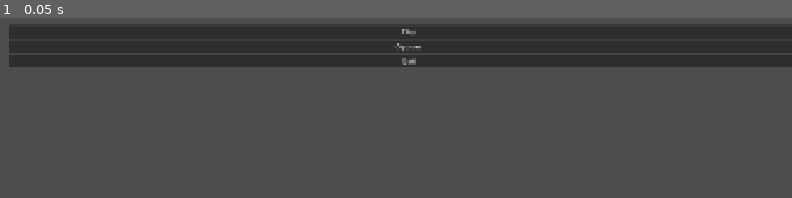
Above: before the commit, frame 1.
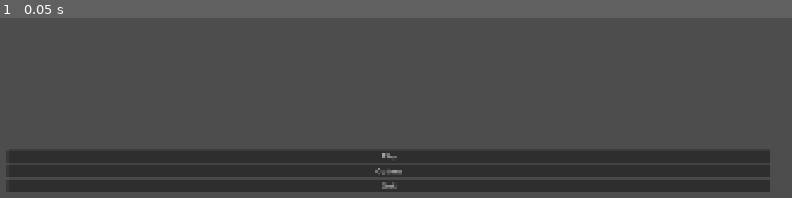
Above: after the commit, the same moment.

Repository: hugo3125soko312/deskovky2
Game: Godot game, scene res://scene2D.tscn
The game is run twice, just before and just after one commit, with the same random seed, the same clock (stepped at 60 frames per second) and the same inputs.
Inputs:
- Up to frame 1 (0.05 s): no input

The runs differ from the first frame. In frame 1, 39% of the frame differs, in the area x 1-100%, y 5-97%.

Commit message:
Update scene2D.tscn

Diff:
--- a/scene2D.tscn
+++ b/scene2D.tscn
@@ -12,10 +12,10 @@
 
 [node name="VBoxContainer" type="VBoxContainer" parent="MainMenu" unique_id=482385961]
 layout_mode = 0
-offset_left = 40.0
-offset_top = 40.0
-offset_right = 1960.0
-offset_bottom = 1120.0
+offset_left = 37.0
+offset_top = 339.0
+offset_right = 1870.0
+offset_bottom = 1419.0
 alignment = 1
 
 [node name="RichTextLabel" type="RichTextLabel" parent="MainMenu/VBoxContainer" unique_id=2146158227]
